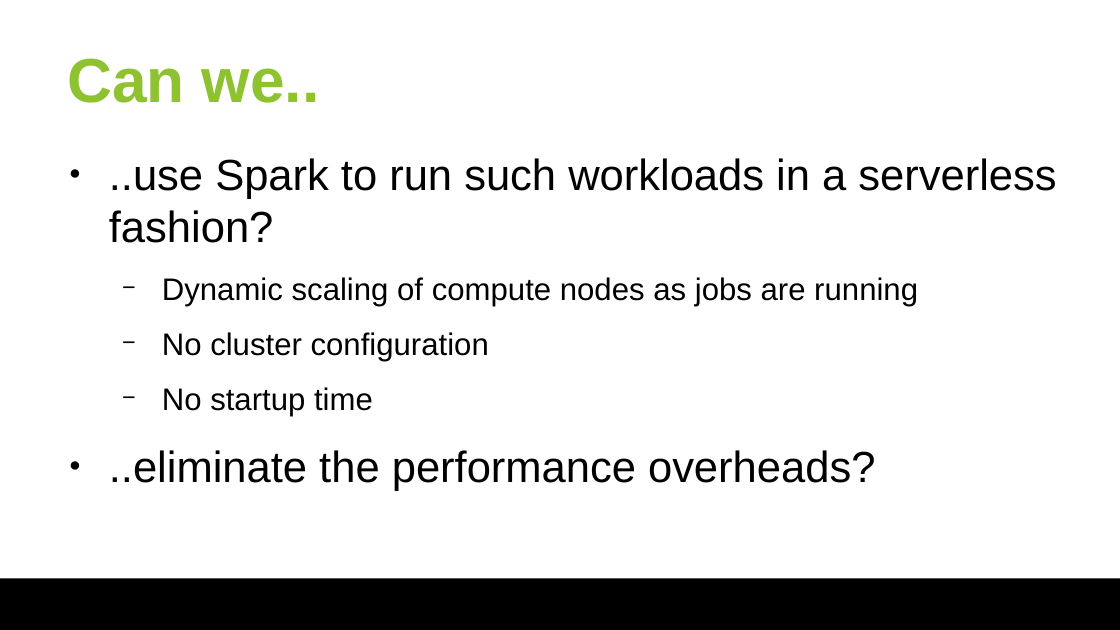
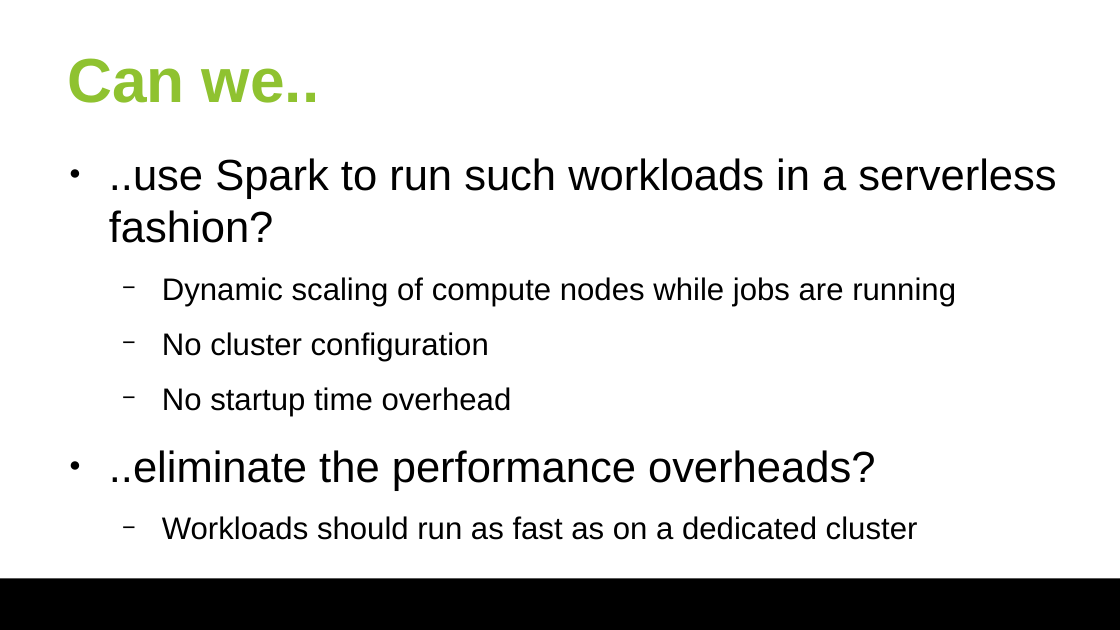
Before and after one commit to huangyibo/spark-summit-18, a slide deck: slide 20 of slides/spark-summit-18.odp. Drawn at 1120x630 pixels with LibreOffice and Linux fonts; fonts in the diff are those of the drawing; background and template pictures are left out. Boxes give left, top, right and bottom in pixels: in the first picture for what was removed or moved away, otherwise in the second. Text is boxed around its words. In the diff, an @@ line names an element or a change of style, - is before the commit and + after.

```diff
--- a/slides/spark-summit-18.odp
+++ b/slides/spark-summit-18.odp
@@ text at [162, 277, 956, 306]: text changed @@
-  − Dynamic scaling of compute nodes as jobs are running
+  − Dynamic scaling of compute nodes while jobs are running
@@ text at [162, 387, 512, 416]: text changed @@
-  − No startup time
+  − No startup time overhead
@@ text at [162, 516, 918, 540]: paragraph added @@
+  − Workloads should run as fast as on a dedicated cluster
```
Also in this commit, not shown: 27 other slides changed, 1 other file.
